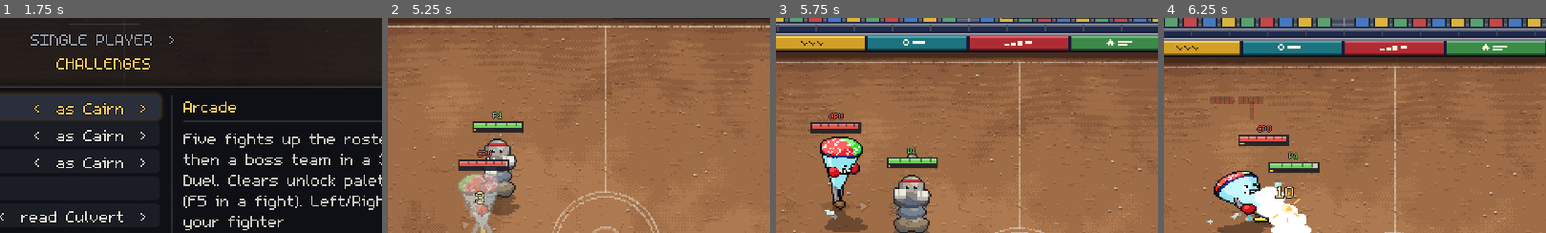
Above: before the commit, frames 1-4 (left to right).
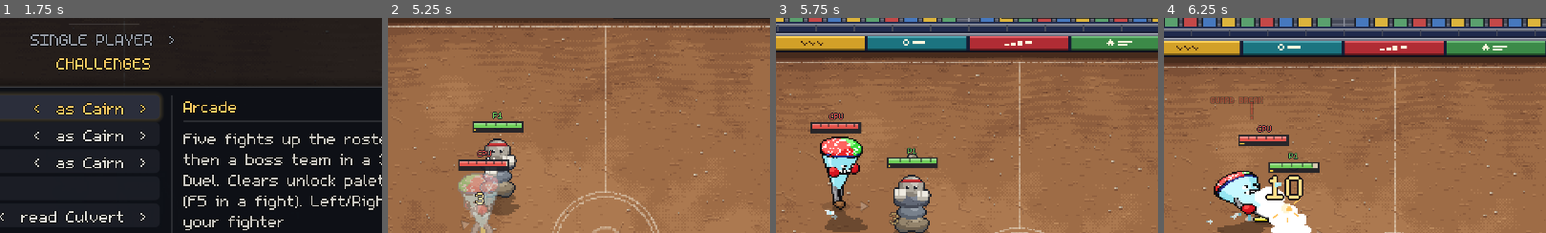
Above: after the commit, the same moments.

Repository: Redelements/creature-arena_
Game: Godot game, scene res://scenes/main.tscn
The game is run twice, just before and just after one commit, with the same random seed, the same clock (stepped at 60 frames per second) and the same inputs.
Inputs (mouse positions are % of the whole screen's width and height, from its top left):
- Up to frame 1 (1.75 s): click "Single player" at 0.5 s; click "Challenges" at 1.25 s
- Up to frame 2 (5.25 s): click "Gauntlet" at 2 s; tap Enter (menu_confirm) at 2.75 s; move the mouse to (72, 45) at 2.77 s; hold D (kb_right) 2.78-3.5 s; tap F8 (kb_change_fighter) at 2.85 s; click (72, 45) at 2.92 s; drag from (30, 55) to (45, 70) at 3.52 s; move the mouse to (60, 28) at 4.27 s; hold D (kb_right) 4.28-5 s; tap Shift (kb_guard) at 4.35 s; drag from (45, 70) to (20, 35) at 5.02 s
- Up to frame 3 (5.75 s): no input
- Up to frame 4 (6.25 s): move the mouse to (80, 65) at 5.77 s; hold A (kb_left) from 5.78 s (still down); hold J (kb_light) from 5.78 s (still down)
The pictures show only the part of the screen within x 36-86%, y 14-64%; the shares and areas given below are measured in that part.

Frame 1 is identical in both runs. In frame 2, less than 0.1% of the frame differs, in the area x 22-26%, y 80-88%; in frame 3, 0.1%; in frame 4, 0.8%, in the area x 26-37%, y 72-85%.

Commit message:
Damage numbers pop and merge, block chips and shield sparks, cracking guard-break shield, combo kick
Co-Authored-By: Claude Opus 5.5 <noreply@anthropic.com>

Diff:
--- a/src/view/fx_view.gd
+++ b/src/view/fx_view.gd
@@ -166,6 +166,11 @@
 var _tick := 0
 var _watch := {}
 var _last_push := {}
+## Damage numbers: the running number on each target (a flurry merges into one), and when a
+## statue last shattered, so its bonus hit gets an accent.
+var _dmg_run := {}
+var _shatter_seen := {}
+var _n_dmg := 0
 var _dark := 0.0
 var _rain := 0.0
 var _slowed_text := {}
@@ -202,6 +207,8 @@
 	_incoming.clear()
 	_watch.clear()
 	_last_push.clear()
+	_dmg_run.clear()
+	_shatter_seen.clear()
 	_dark = 0.0
 	_rain = 0.0
 	time_scale = 1.0
@@ -229,18 +236,12 @@
 				col = Color("ffd166")
 			if bool(e.get("stale", false)):
 				col = Color("b8b8b8")
-			_text(p + Vector2(0, -6), str(int(round(power))), col)
+			_damage_number(e, p + Vector2(0, -6), col)
 			_wear_hit(e, push)
 		"block":
-			_add({"kind": "spark", "pos": p, "life": 6, "scale": 0.75})
-			_add({"kind": "ring", "pos": p + Vector2(0, 4), "life": 8, "radius": 10.0, "color": Color("9ec5ff")})
-			_text(p + Vector2(0, -6), "BLOCK", Color("9ec5ff"))
+			_block_feedback(e, p)
 		"guard_break":
-			_add({"kind": "lines", "pos": p + Vector2(0, -16), "life": 10, "size": 1.3, "color": Color("ff9a5a")})
-			for i in 8:
-				_px(p + Vector2(0, -16), Vector2.from_angle(randf() * TAU) * randf_range(1.0, 2.5), Color("9ec5ff"), 16)
-			# Out of stamina ("drained"): the guard only drops, so it says why.
-			_text(p + Vector2(0, -34), "EXHAUSTED" if bool(e.get("drained", false)) else "GUARD BREAK", Color("ff9a5a"))
+			_guard_break_feedback(e, p)
 		"slam":
 			var full := power >= 1.0
 			_add({"kind": "ring", "pos": p, "life": 18 if full else 12, "radius": 34.0 if full else 18.0})
@@ -560,6 +561,7 @@
 				_text(c.pos + Vector2(0, -_top(c) - 14), "PETRIFIED!", C_GREY[3], 9, 50.0)
 				shake_out = maxf(shake_out, 2.5)
 		"shatter":
+			_shatter_seen[int(e.get("who", -1))] = _tick
 			var c := _creature(int(e.get("who", -1)))
 			if c != null:
 				var push := _note_push(e)
@@ -665,6 +667,7 @@
 	var keep: Array[Dictionary] = []
 	var ends: Array[Callable] = []
 	_n_puff = 0
+	_n_dmg = 0
 	for p in _parts:
 		var dt: float = 1.0 if bool(p.get("real", false)) else ts
 		if dt <= 0.0:
@@ -692,6 +695,8 @@
 			keep.append(p)
 			if String(p["kind"]) == "puff":
 				_n_puff += 1
+			elif String(p["kind"]) == "dmg":
+				_n_dmg += 1
 		elif p.has("on_end"):
 			ends.append(p["on_end"])
 	_parts = keep
@@ -2313,6 +2318,206 @@
 	_add({"kind": "text", "pos": pos, "text": text, "color": color, "size": size, "life": life, "width": width})
 
 
+# --- damage numbers, block chips and the guard break ------------------------------------
+# All stepped on the 60 Hz tick, whole pixels, no tweening: a number pops one font step up
+# for a few ticks and settles, rises in 1 px steps and fades in quarters. A flurry on one
+# target merges into a running total instead of piling up.
+const DMG_CAP := 24
+const DMG_MERGE := 26  ## ticks a number stays open for the next hit on the same target
+const C_CHIP := Color("b9bcc8")
+const C_SHIELD_RIM := Color("cfe4ff")
+const C_SHIELD_FILL := Color("4f7fd6")
+const C_SHIELD_DARK := Color("27407a")
+
+
+## The size ladder is design sizes that UiTheme.px maps to distinct font steps.
+func _dmg_size(total: float, kind: String) -> int:
+	var sz := 8
+	if kind == "surge":
+		sz = 16
+	elif kind == "heavy" or kind == "skill" or total >= 12.0:
+		sz = 12
+	if total >= 28.0:
+		sz = maxi(sz, 16)
+	return sz
+
+
+func _dmg_open(run) -> bool:
+	return run != null and float(run["t"]) <= DMG_MERGE and float(run["life"]) > float(run["t"])
+
+
+func _damage_number(e: Dictionary, pos: Vector2, col: Color) -> void:
+	var tgt := int(e.get("target", -1))
+	var a := _creature(int(e.get("attacker", -1)))
+	var kind := "light"
+	if a != null and a.state == CreatureSim.State.ATTACK:
+		kind = a.move_type()
+	if not kind in ["light", "heavy", "skill", "surge"]:
+		kind = "heavy" if bool(e.get("heavy", false)) else "light"
+	var power := float(e["power"])
+	var stale := bool(e.get("stale", false))
+	if not stale:
+		if kind == "surge":
+			col = col.lerp(Color("ff6a2c"), 0.7)
+		elif kind == "heavy":
+			col = col.lerp(Color("ff9a4a"), 0.55)
+	# An accent when the hit carried a bonus: a statue shattering, or a sneak attack.
+	var accent := ""
+	if int(_shatter_seen.get(tgt, -99)) >= _tick - 1:
+		accent = "shatter"
+		col = Color("c8f4ff")
+	elif a != null and float(a.def.get("ambush", 1.0)) > 1.0 and (a.ambush_t > 0 or a.ambush_serial == a.attack_serial):
+		accent = "ambush"
+		col = Color("e59bff")
+	var run = _dmg_run.get(tgt)
+	if _dmg_open(run):
+		run["total"] = float(run["total"]) + power
+		run["hits"] = int(run["hits"]) + 1
+		run["pop_at"] = run["t"]
+		run["pos"] = pos
+		run["life"] = float(run["t"]) + 34.0
+		run["size"] = maxi(int(run["size"]), _dmg_size(float(run["total"]), kind))
+		if not stale:
+			run["color"] = col
+		if accent != "":
+			run["accent"] = accent
+		run["text"] = _dmg_text(run)
+		return
+	if _n_dmg >= DMG_CAP:
+		return
+	var p := {"kind": "dmg", "pos": pos, "total": power, "hits": 1, "pop_at": 0.0, "size": _dmg_size(power, kind),
+		"color": col, "accent": accent, "life": 40.0}
+	p["text"] = _dmg_text(p)
+	_add(p)
+	_dmg_run[tgt] = p
+	_n_dmg += 1
+
+
+func _dmg_text(p: Dictionary) -> String:
+	var s := str(int(round(float(p["total"]))))
+	if String(p["accent"]) != "":
+		s += "!"
+	return s
+
+
+func _draw_damage_number(ci: CanvasItem, p: Dictionary) -> void:
+	var t := float(p["t"])
+	var size := int(p["size"])
+	if t - float(p["pop_at"]) < 3.0:
+		size += 4  # one font step up for a moment, then settle
+	var rise := int(minf(t, 24.0) / 2.0)
+	var left := float(p["life"]) - t
+	var col: Color = p["color"]
+	col.a = 1.0 if left > 12.0 else ceilf(left / 12.0 * 4.0) / 4.0
+	var fs := UiTheme.px(size)
+	var at := (Vector2(p["pos"]) + Vector2(-40.0, -rise)).round()
+	var txt := String(p["text"])
+	ci.draw_string_outline(_font, at, txt, HORIZONTAL_ALIGNMENT_CENTER, 80.0, fs, UiTheme.outline(fs) + 1, Color(0.1, 0.08, 0.1, col.a))
+	ci.draw_string(_font, at, txt, HORIZONTAL_ALIGNMENT_CENTER, 80.0, fs, col)
+
+
+## A blocked hit: a grey chip number (what got through) and a shield spark on the guard side.
+func _block_feedback(e: Dictionary, p: Vector2) -> void:
+	var push := _note_push(e)
+	var d := _creature(int(e.get("target", -1)))
+	var reduction := 0.7
+	if d != null:
+		reduction = float(d.def.get("guard", {}).get("reduction", 0.7))
+	var chip := float(e["power"]) * (1.0 - reduction)
+	var side := -push  # toward the attacker: where the shield takes it
+	var at := (d.pos if d != null else p) + side * 13.0 + Vector2(0, -14)
+	_add({"kind": "shield", "pos": at, "life": 10, "scale": 2, "crack": 0.0})
+	for i in 4:
+		_px(at + side * 2.0, side.rotated(randf_range(-1.1, 1.1)) * randf_range(0.8, 1.8), C_SHIELD_RIM, 8)
+	if chip < 0.5:
+		return
+	var tgt := int(e.get("target", -1)) + 100000
+	var run = _dmg_run.get(tgt)
+	if _dmg_open(run):
+		run["total"] = float(run["total"]) + chip
+		run["pop_at"] = run["t"]
+		run["life"] = float(run["t"]) + 30.0
+		run["text"] = _dmg_text(run)
+		return
+	if _n_dmg >= DMG_CAP:
+		return
+	var np := {"kind": "dmg", "pos": p + Vector2(0, -6), "total": chip, "hits": 1, "pop_at": 0.0, "size": 8,
+		"color": C_CHIP, "accent": "", "life": 34.0}
+	np["text"] = _dmg_text(np)
+	_add(np)
+	_dmg_run[tgt] = np
+	_n_dmg += 1
+
+
+## A guard break: the shield flashes, cracks across, then bursts into shards. "drained"
+## (stamina ran out) is the same graphic with its own word.
+func _guard_break_feedback(e: Dictionary, p: Vector2) -> void:
+	var c := _creature(int(e.get("who", -1)))
+	var base := (c.pos if c != null else p)
+	var at := base + Vector2(0, -26)
+	_add({"kind": "shield", "pos": at, "life": 16, "scale": 3, "crack": 1.0, "shake": true})
+	_later(16.0, func(): _shield_burst(at))
+	_text(base + Vector2(0, -48), "EXHAUSTED" if bool(e.get("drained", false)) else "GUARD BREAK", Color("ff9a5a"))
+
+
+func _shield_burst(at: Vector2) -> void:
+	_add({"kind": "lines", "pos": at, "life": 8, "size": 1.0, "color": C_SHIELD_RIM})
+	for i in 10:
+		var ang := TAU * i / 10.0 + randf() * 0.5
+		var v := Vector2.from_angle(ang) * randf_range(0.8, 1.9) + Vector2(0, -0.5)
+		_add({"kind": "shard", "pos": at + Vector2.from_angle(ang) * 3.0, "vel": v, "life": 26.0,
+			"color": C_SHIELD_RIM if i % 3 == 0 else (C_SHIELD_FILL if i % 3 == 1 else C_SHIELD_DARK), "shape": i})
+
+
+func _draw_shield_part(ci: CanvasItem, p: Dictionary) -> void:
+	var t := float(p["t"])
+	var s := int(p["scale"])
+	var pos: Vector2 = p["pos"]
+	if bool(p.get("shake", false)) and t > 3.0:
+		pos += Vector2(int(t) % 2 * 2 - 1, (int(t) / 2) % 2 * 2 - 1)
+	pos = pos.round()
+	var rim := C_SHIELD_RIM
+	var fill := C_SHIELD_FILL
+	if t < 2.0:  # the impact flash
+		rim = Color.WHITE
+		fill = Color("cfe4ff")
+	var cr := float(p["crack"])
+	var k := t / float(p["life"])
+	var a := 1.0 if k < 0.7 else (0.66 if k < 0.85 else 0.33)
+	if cr <= 0.0:
+		a = 1.0 if k < 0.5 else 0.5
+	rim.a = a
+	fill.a = a
+	_shield_shape(ci, pos, s, rim, fill)
+	if cr > 0.0:
+		var segs := [Vector2(0, -4), Vector2(-1, -2), Vector2(1, -1), Vector2(-1, 1), Vector2(1, 3), Vector2(0, 4)]
+		var shown_n := mini(segs.size() - 1, 1 + int(k * 7.0))
+		var dark := Color(0.08, 0.1, 0.18, a)
+		for i in shown_n:
+			var a0: Vector2 = segs[i] * s
+			var a1: Vector2 = segs[i + 1] * s
+			ci.draw_line(pos + a0, pos + a1, dark, 1.0)
+			if i == 2 and shown_n > 3:  # a branch
+				ci.draw_line(pos + a1, pos + a1 + Vector2(3, 1) * s, dark, 1.0)
+
+
+## A heater shield of rects: rows top to bottom, rim on the edges, a lit centre line.
+func _shield_shape(ci: CanvasItem, pos: Vector2, s: int, rim: Color, fill: Color) -> void:
+	const ROWS := [9, 9, 9, 9, 7, 7, 5, 3, 1]
+	var top := -4 * s
+	for i in ROWS.size():
+		var w: int = ROWS[i]
+		var y := pos.y + top + i * s
+		var x := pos.x - (w * s) / 2
+		if i == 0 or i == ROWS.size() - 1:
+			ci.draw_rect(Rect2(x, y, w * s, s), rim)
+			continue
+		ci.draw_rect(Rect2(x, y, w * s, s), fill)
+		ci.draw_rect(Rect2(x, y, s, s), rim)
+		ci.draw_rect(Rect2(x + (w - 1) * s, y, s, s), rim)
+	ci.draw_rect(Rect2(pos.x, pos.y + top + s, s, 5 * s), rim)
+
+
 ## Orbiting pebbles while Haymaker charges: more of them, higher, the longer it's held.
 func _pebbles(c: CreatureSim, charge: int) -> Array:
 	var cmax := float(c.move_def().get("charge_max", 30))
@@ -2472,6 +2677,16 @@
 			var fs := UiTheme.px(int(p["size"]))
 			ci.draw_string_outline(_font, at, String(p["text"]), HORIZONTAL_ALIGNMENT_CENTER, w, fs, UiTheme.outline(fs) + 1, Color(0.1, 0.08, 0.1, col.a))
 			ci.draw_string(_font, at, String(p["text"]), HORIZONTAL_ALIGNMENT_CENTER, w, fs, col)
+		"dmg":
+			_draw_damage_number(ci, p)
+		"shield":
+			_draw_shield_part(ci, p)
+		"shard":
+			var sp: Vector2 = (Vector2(p["pos"]) + Vector2(p["vel"]) * t + Vector2(0, 0.06 * t * t)).round()
+			var sc: Color = p["color"]
+			sc.a = 1.0 if k < 0.65 else (0.66 if k < 0.82 else 0.33)
+			var q := int(p["shape"])
+			ci.draw_colored_polygon(PackedVector2Array([sp + Vector2(0, -3 - q % 2), sp + Vector2(3 + q % 2, 2), sp + Vector2(-3, 2 + q % 3)]), sc)
 		"glint":
 			# A four-point star that flares and shrinks over the windup.
 			var pos: Vector2 = Vector2(p["pos"]).round()
--- a/src/view/hud.gd
+++ b/src/view/hud.gd
@@ -597,6 +597,19 @@
 		_text(at - d * 14.0 + Vector2(-30, 3), String(p.get("label", "")), 5, col, HORIZONTAL_ALIGNMENT_CENTER, 60)
 
 
+## The count's colour by combo size: white, then warmer and warmer.
+func _combo_color(hits: int) -> Color:
+	if hits >= 13:
+		return Color("ff5a3c")
+	if hits >= 9:
+		return Color("ff8a3c")
+	if hits >= 6:
+		return Color("ffc85a")
+	if hits >= 4:
+		return Color("fff0b0")
+	return Color.WHITE
+
+
 func _combo(side: int) -> void:
 	var info: Dictionary = _combo_last[side]
 	if info.is_empty():
@@ -610,15 +623,17 @@
 		col = Color("ff9a5a")
 	col.a = a
 
-	# The hit count pops each time it goes up, and grows with the combo.
-	var pop := float(_combo_pop[side]) / 8.0
-	var s := 1.0 + 0.35 * pop * pop + minf(0.25, (int(info["hits"]) - 2) * 0.02)
-	var jit := Vector2(randf_range(-1, 1), randf_range(-1, 1)) * pop * 1.5
-	draw_set_transform(Vector2(x, 86 + dy) + jit, 0.0, Vector2(s, s))
-	_text(Vector2.ZERO, "%d HITS" % int(info["hits"]), 14, Color(1, 1, 1, a))
-	draw_set_transform(Vector2.ZERO, 0.0, Vector2.ONE)
+	# Each new hit kicks the count: a font step up and a 1 px lift for a few ticks, then it
+	# settles (whole-pixel steps, no tweening). Its colour warms as the combo grows.
+	var hits := int(info["hits"])
+	var kick: int = _combo_pop[side]
+	var big := kick > 5
+	var ccol := _combo_color(hits)
+	ccol.a = a
+	var lift := -2.0 if big else (-1.0 if kick > 0 else 0.0)
+	_text(Vector2(x, 86 + dy + lift), "%d HITS" % hits, (18 if UiTheme.smooth else 20) if big else 14, ccol)
 	var mult_txt := "x" + ("1.0" if mult <= 1.0 else String.num(mult, 2))
-	_text(Vector2(x + 70 + 20.0 * (s - 1.0), 86 + dy), mult_txt, 10, col)
+	_text(Vector2(x + 70 + (8.0 if big else 0.0), 86 + dy), mult_txt, 10, col)
 	_text(Vector2(x, 98 + dy), "%d damage" % int(round(float(info["dmg"]))), 7, Color(C_DIM.r, C_DIM.g, C_DIM.b, a))
 
 	# Which attack types have landed: mixing all four is the x1.5 bonus.
